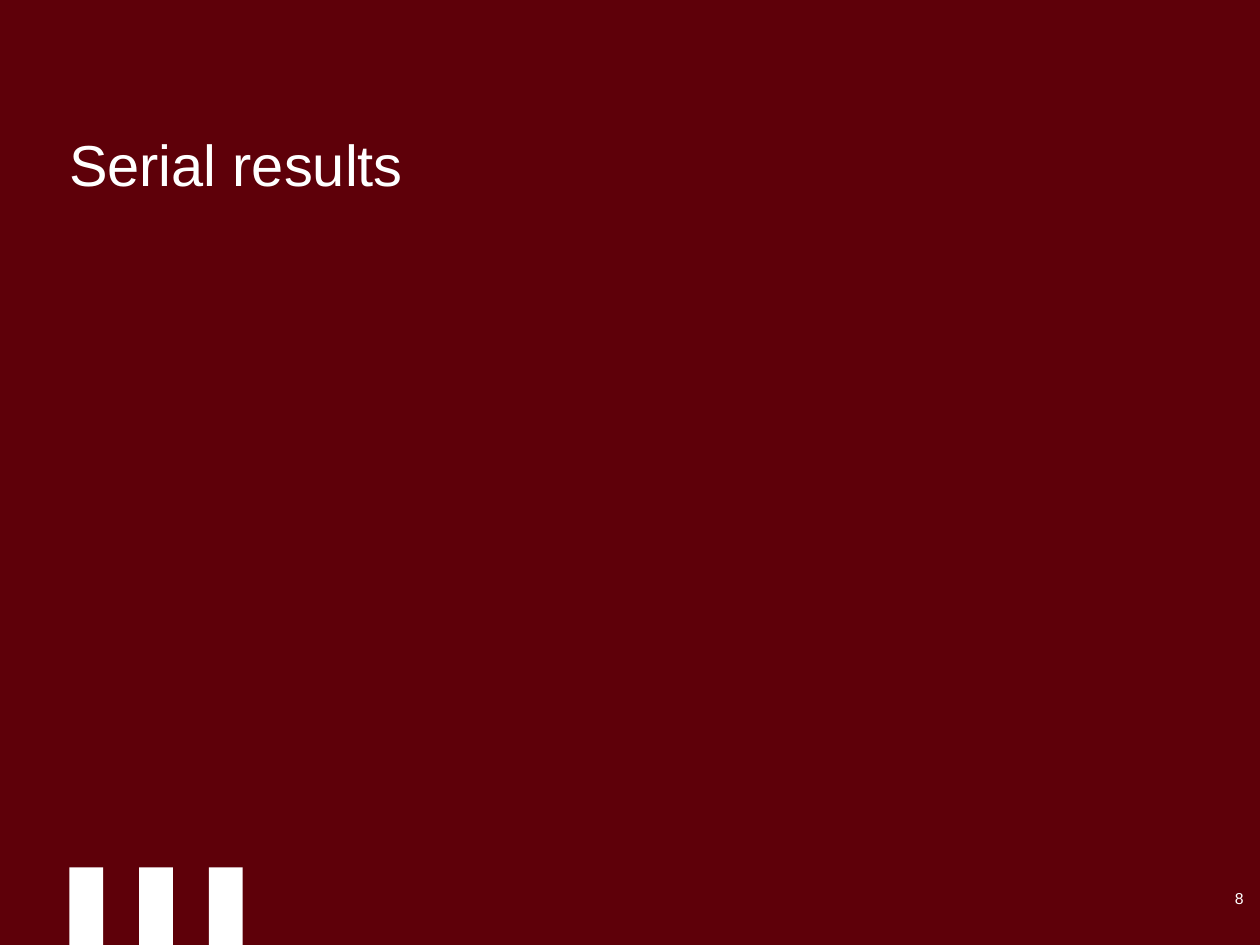
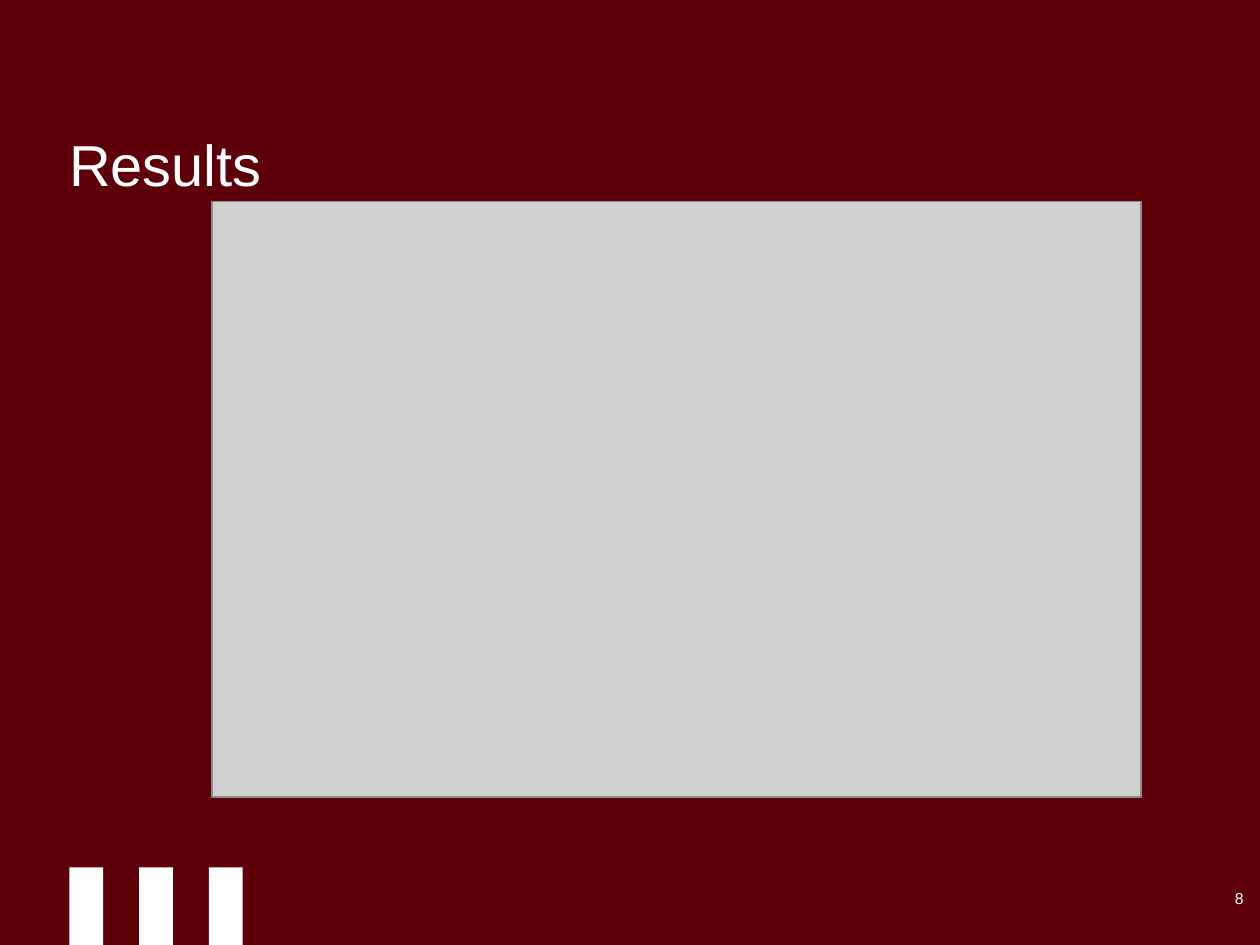
Before and after one commit to MarkRMahan/CSC-338-Group-Project, a slide deck: slide 8 of Parallelizing Dijkstras Algorithm.pptx. Drawn at 1260x945 pixels with LibreOffice and Linux fonts; fonts in the diff are those of the drawing; grey boxes stand for pictures; background and template pictures are left out. Boxes give left, top, right and bottom in pixels: in the first picture for what was removed or moved away, otherwise in the second. Text is boxed around its words. In the diff, an @@ line names an element or a change of style, - is before the commit and + after.

Commit message:
Add files via upload
finished

```diff
--- a/Parallelizing Dijkstras Algorithm.pptx
+++ b/Parallelizing Dijkstras Algorithm.pptx
@@ title at box(69, 144, 261, 187): text changed @@
-Serial results
+Results
@@ picture added at box(212, 202, 1140, 798) @@
```
Also in this commit, not shown: 1 other slide changed, 1 slide removed.
